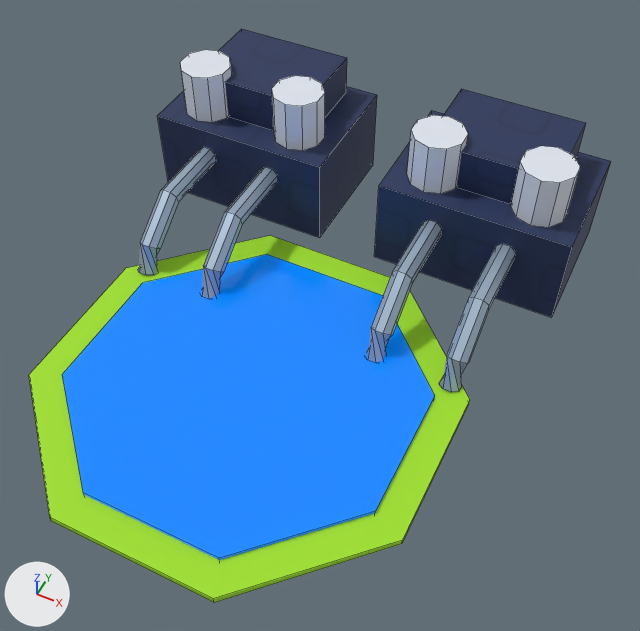
The FBX model power_a_city/modeles/Grande_Station_Pompage.fbx: old version first, new version second.
Rendered twice from a camera (50 mm lens) standing at (2.63, -4.75, 6.14) and looking at (0.36, -0.22, 0.48). Arrows for +X, +Y and +Z are at lower left; the lights stay in place. The older version comes first. Mesh edges are drawn as thin lines. Objects named as collision shapes, trigger or cutter boxes, shadow casters or lower levels of detail are left out.

The scene before the commit, as lines of its bpy script (objects in view):
```python
me_grande_station_pompage = bpy.data.meshes.new('Grande_Station_Pompage')
me_grande_station_pompage.from_pydata(...)  # 272 vertices, 196 faces; spans x -2.1..2.1, y -2.66..2.4, z 0.0..1.4
# faces by material slot: [10, 10, 24, 48, 104]
me_grande_station_pompage.materials.append(mat_bord_herbe)  # green #a0e127
me_grande_station_pompage.materials.append(mat_eau_bleue)  # blue #007ced, glowing blue #007ced
me_grande_station_pompage.materials.append(mat_bleu_marine)  # picture img_t_bleu_marine_png
me_grande_station_pompage.materials.append(mat_blanc_cuve)  # white #e1e6f0
me_grande_station_pompage.materials.append(mat_tuyau_argent)  # blue #afc3d7
ob_grande_station_pompage = bpy.data.objects.new('Grande_Station_Pompage', me_grande_station_pompage)
ob_grande_station_pompage.location = (0.0, 0.0, 0.0)
```
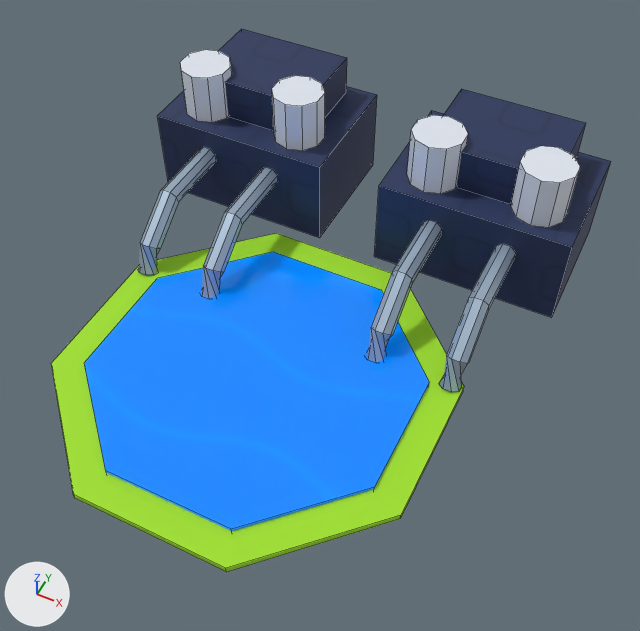
Diff of the bpy script that builds the scene:
```diff
--- a/power_a_city/modeles/Grande_Station_Pompage.fbx.py
+++ b/power_a_city/modeles/Grande_Station_Pompage.fbx.py
@@ me_grande_station_pompage @@
 # used by ob_grande_station_pompage; location = (0.0, 0.0, 0.0)
-me_grande_station_pompage.from_pydata(...)  # 272 vertices, 196 faces; spans x -2.1..2.1, y -2.66..2.4, z 0.0..1.4
+me_grande_station_pompage.from_pydata(...)  # 272 vertices, 196 faces; spans x -2.1..2.1, y -2.41..2.4, z 0.0..1.4
+# me_grande_station_pompage part 1: the loose piece of 16 vertices spanning x -1.76..1.76, y -2.66..0.86, z 0.0..0.06 is scaled about its middle by (0.947, 0.947, 1), then moved by (0.0, 0.15, 0.0)
+# me_grande_station_pompage part 2: the loose piece of 16 vertices spanning x -1.48..1.48, y -2.38..0.58, z 0.01..0.09 is scaled about its middle by (0.937, 0.937, 1), then moved by (0.0, 0.15, 0.0)
 me_grande_station_pompage.materials.append(mat_bord_herbe)
```

Changed parts and their boxes (x1, y1, x2, y2) in the pictures (640 x 631 px; the box of a moved part takes in the faces that stretch with it):
'Grande_Station_Pompage', reshaped: before (29, 29, 611, 603); after (51, 29, 611, 572)
part 1 of me_grande_station_pompage, moved or reshaped: before (29, 235, 470, 603); after (51, 233, 464, 572)
part 2 of me_grande_station_pompage, moved or reshaped: before (62, 254, 434, 560); after (84, 252, 429, 531)
